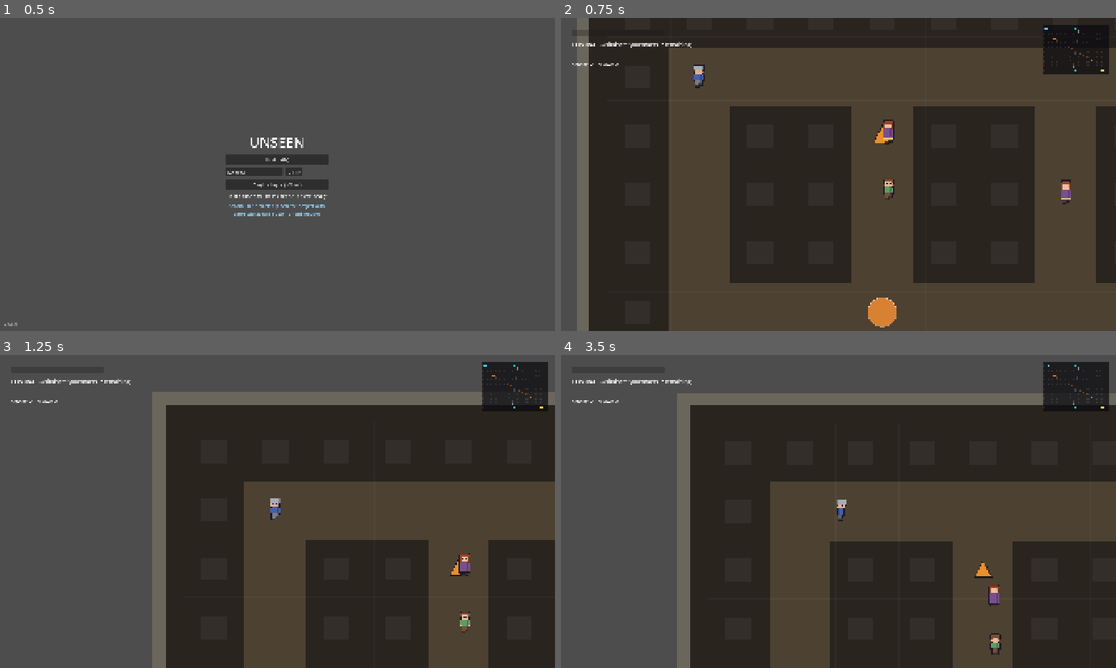
Above: before the commit, frames 1-4 (two rows, left to right).
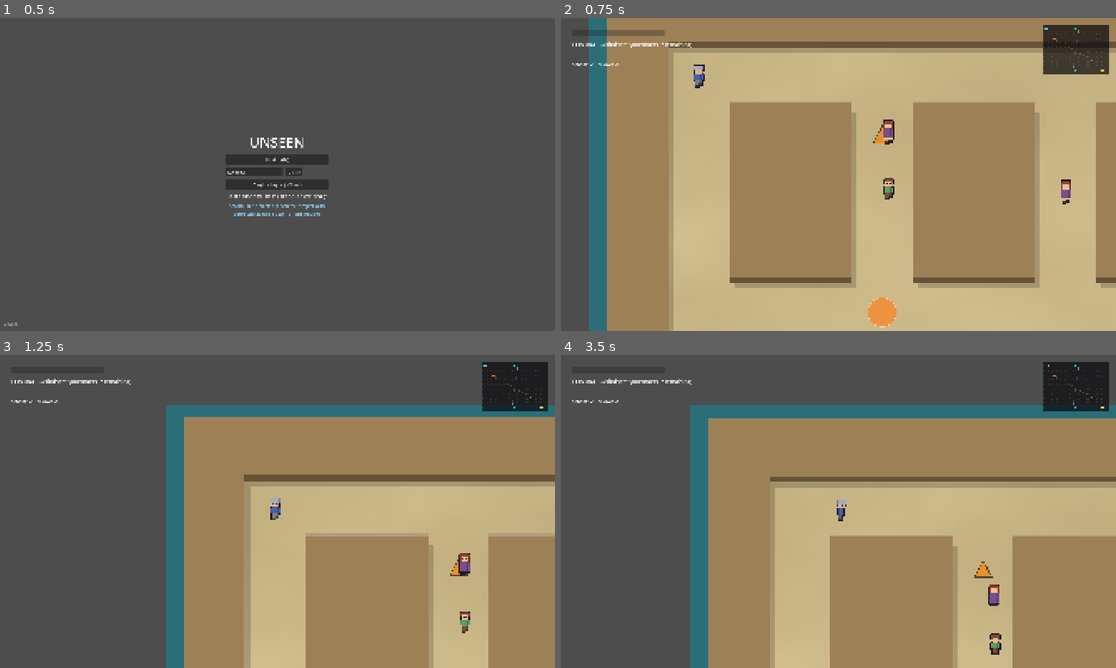
Above: after the commit, the same moments.

Repository: Isidore94/Unseen
Game: Godot game, scene res://scenes/main_menu.tscn
The game is run twice, just before and just after one commit, with the same random seed, the same clock (stepped at 60 frames per second) and the same inputs.
Inputs:
- Up to frame 1 (0.5 s): no input
- Up to frame 2 (0.75 s): click "Single-player (offline)" at 0.5 s
- Up to frame 3 (1.25 s): no input
- Up to frame 4 (3.5 s): hold D (move_right) 1.28-2.03 s; tap Space (action_primary) at 1.35 s; hold Q (drop_down) 2.03-2.78 s; tap E (action_secondary) at 2.1 s; hold D (move_right) from 2.78 s (still down); tap V (emote) at 2.85 s

Frame 1 is identical in both runs. In frame 2, 96% of the frame differs, in the area x 2-100%, y 0-100%; in frame 3, 63%; in frame 4, 69%.
Error in both runs: Cannot call method 'add_theme_stylebox_override' on a null value. (res://scripts/hud.gd:22)

Commit message:
prayer: stylized smooth "AC:B" map render for all maps
Replace the pixel-tile/flat-colour map look with a clean procedural render
(test_map_01._draw_stylized, default on): one stretched soft-noise sand ground
(map-scale variation, no repetition), solid extruded building blocks with
shadows + lit edges, teal water margin, plaza decal. Building collision becomes
full-cell to match the solid blocks; nav polygon unchanged (playtest NPC paths).

Co-Authored-By: Claude Opus 4.8 <noreply@anthropic.com>

Diff:
--- a/scripts/test_map_01.gd
+++ b/scripts/test_map_01.gd
@@ -131,6 +131,8 @@
 
 func _ready() -> void:
 	add_to_group("map")
+	if stylized_render:
+		texture_filter = CanvasItem.TEXTURE_FILTER_LINEAR  # smooth the stretched noise ground
 	_define_features()
 	_build_walls()
 	_build_fountain()
@@ -456,8 +458,17 @@
 func _build_walls() -> void:
 	for rect in _outer_wall_rects():
 		_add_static_box(rect.get_center(), rect.size)
-	for rect in _building_rects():
-		_add_static_box(rect.get_center(), rect.size)
+	if stylized_render:
+		# Solid FULL-CELL building collision so it matches the solid drawn blocks (and closes the
+		# interior seam gaps the inset per-cell boxes leave). Players can't enter a building.
+		for row in _rows():
+			for col in _cols():
+				if _is_building(col, row):
+					var r := _cell_rect(col, row)
+					_add_static_box(r.get_center(), r.size)
+	else:
+		for rect in _building_rects():
+			_add_static_box(rect.get_center(), rect.size)
 
 
 # The central fountain is a round solid you walk around. Its whole grid cell is
@@ -559,8 +570,94 @@
 		push_warning("TestMap01: %d open cells unreachable from centre — a pocket is walled off. Check LAYOUT." % (open_count - seen.size()))
 
 
+# === stylized render (smooth AC:B look — opt-in) ===========================
+# A clean, low-frequency look instead of repeating tiles: one sand ground with broad SOFT
+# noise variation (no repetition), buildings drawn as extruded blocks (roof + side + shadow)
+# with a per-building shade so no two are identical, a plaza decal, and water-coloured margins.
+# Purely visual; collision/nav still come from the grid. On for all maps (the clean AC:B look).
+@export var stylized_render: bool = true
+## Stylized palette (warm sand + terracotta-ish blocks + teal water), tuned to the reference.
+@export var sand_light: Color = Color(0.85, 0.78, 0.59)
+@export var sand_dark: Color = Color(0.72, 0.64, 0.46)
+@export var block_roof: Color = Color(0.62, 0.50, 0.34)
+@export var block_side: Color = Color(0.40, 0.32, 0.21)
+@export var water_color: Color = Color(0.17, 0.43, 0.47)
+## Fake height of buildings (px the roof is lifted) and the soft shadow offset.
+@export var block_height: float = 18.0
+@export var block_shadow_offset: Vector2 = Vector2(16, 18)
+
+var _noise_tex: ImageTexture = null
+
+
+# A baked, smooth two-tone sand texture (broad patches). Stretched over the whole map with
+# LINEAR filtering, so variation reads at MAP scale — never a repeating stamp.
+func _stylized_ground() -> ImageTexture:
+	if _noise_tex != null:
+		return _noise_tex
+	var n := FastNoiseLite.new()
+	n.noise_type = FastNoiseLite.TYPE_SIMPLEX_SMOOTH
+	n.frequency = 0.022
+	n.seed = 1207
+	var size := 160
+	var img := Image.create(size, size, false, Image.FORMAT_RGBA8)
+	for y in size:
+		for x in size:
+			var v: float = n.get_noise_2d(float(x), float(y)) * 0.5 + 0.5  # 0..1
+			img.set_pixel(x, y, sand_light.lerp(sand_dark, v))
+	_noise_tex = ImageTexture.create_from_image(img)
+	return _noise_tex
+
+
+# Cheap deterministic 0..1 hash so each building gets a stable, repeatable shade.
+func _hash01(i: int) -> float:
+	return fmod(abs(sin(float(i) * 12.9898) * 43758.5453), 1.0)
+
+
+func _draw_stylized() -> void:
+	var ox := play_half_width + solid_clearance
+	var oy := play_half_height + solid_clearance
+	# Teal "water" margin around the play area (echoes the reference's edges).
+	draw_rect(Rect2(Vector2(-ox, -oy), Vector2(2 * ox, 2 * oy)), water_color, true)
+	# Sand ground with broad soft variation (one stretched, smoothed noise texture).
+	var play := Rect2(Vector2(-play_half_width, -play_half_height),
+		Vector2(2 * play_half_width, 2 * play_half_height))
+	draw_texture_rect(_stylized_ground(), play, false)
+	# Central plaza decal — a lighter paved circle to anchor the eye.
+	var centre := _fountain_center() if _has_fountain() else Vector2.ZERO
+	draw_circle(centre, 360.0, Color(sand_light.r, sand_light.g, sand_light.b, 0.55))
+	draw_arc(centre, 360.0, 0.0, TAU, 64, Color(0.58, 0.52, 0.38, 0.6), 4.0)
+	# Buildings as solid extruded blocks. We use FULL cell rects (not the nav-inset ones), drawn
+	# in three passes so adjacent cells merge into solid blocks: shadows first (neighbours cover
+	# the interior ones, leaving a clean block-edge shadow), then side faces, then lifted roofs.
+	for row in _rows():
+		for col in _cols():
+			if _is_building(col, row):
+				var r := _cell_rect(col, row)
+				draw_rect(Rect2(r.position + block_shadow_offset, r.size), Color(0, 0, 0, 0.18), true)
+	for row in _rows():
+		for col in _cols():
+			if _is_building(col, row):
+				draw_rect(_cell_rect(col, row), block_side, true)
+	for row in _rows():
+		for col in _cols():
+			if _is_building(col, row):
+				var r := _cell_rect(col, row)
+				draw_rect(Rect2(r.position + Vector2(0, -block_height), r.size), block_roof, true)
+	# A thin lit edge along the top of each block (cells with open space above) for depth/pop.
+	var roof_lit := block_roof.lightened(0.22)
+	for row in _rows():
+		for col in _cols():
+			if _is_building(col, row) and not _is_building(col, row - 1):
+				var r := _cell_rect(col, row)
+				draw_rect(Rect2(r.position + Vector2(0, -block_height), Vector2(r.size.x, 6.0)), roof_lit, true)
+	_draw_fountain()
+
+
 # === drawing ===============================================================
 func _draw() -> void:
+	if stylized_render:
+		_draw_stylized()
+		return
 	var ox := play_half_width + solid_clearance
 	var oy := play_half_height + solid_clearance
 	draw_rect(Rect2(Vector2(-ox, -oy), Vector2(2 * ox, 2 * oy)), exposed_color, true)
Not shown, changed: CHANGELOG.md
